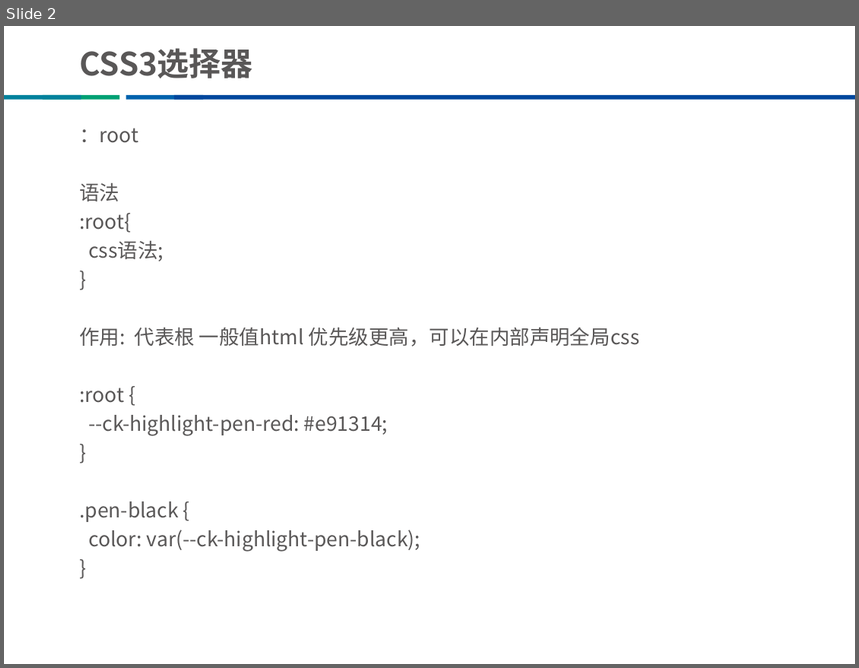
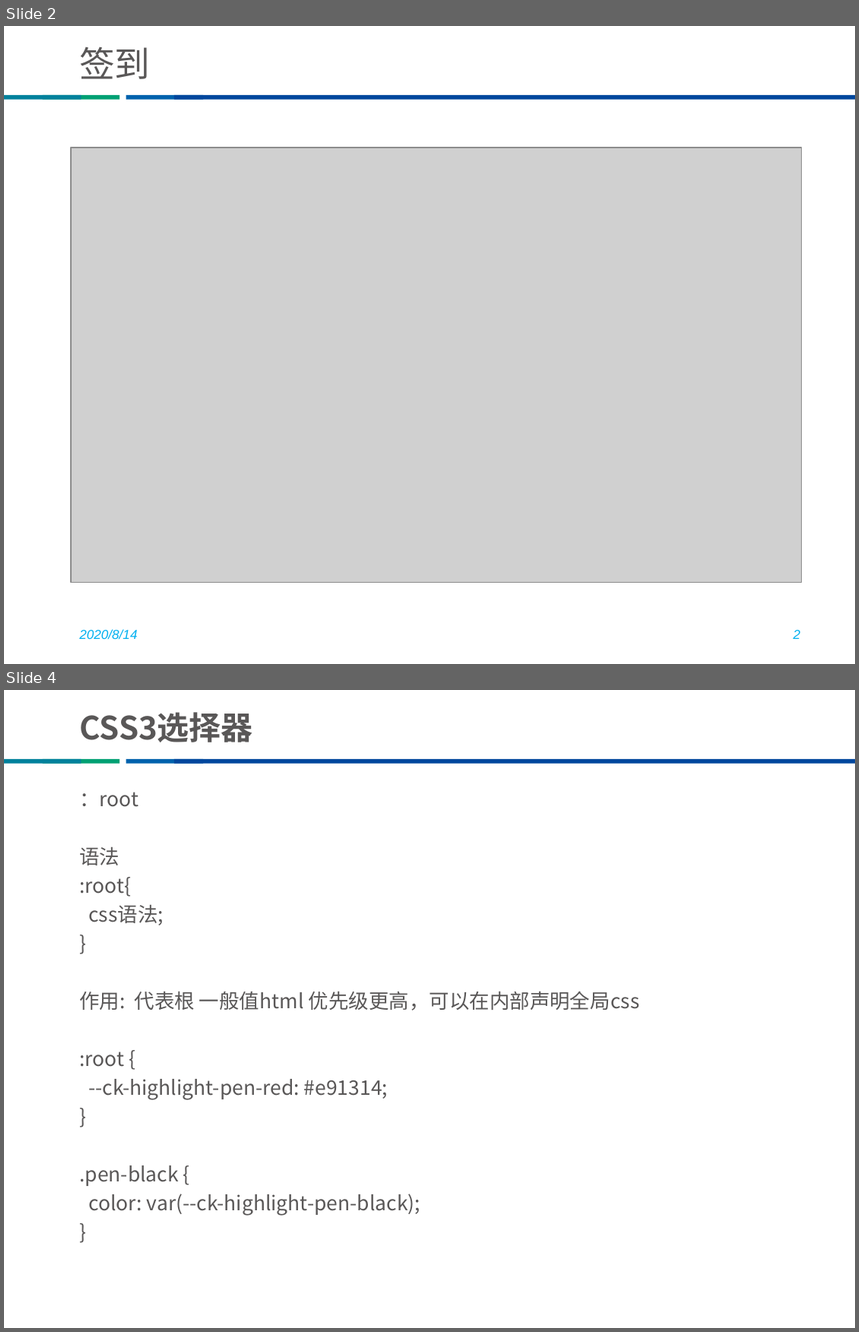
Before and after one commit to he8hepeng/thunisoftCli3, a slide deck: css教案（修改版）.pptx. Shown one above the other, each under a label of ours: slide 2 before the commit, slides 2 and 4 after it; the slides between them are not shown. The pictures are 859x668 and 859x1332 pixels, drawn with LibreOffice and Linux fonts; fonts in the diff are those of the drawing; grey boxes stand for pictures; background and template pictures are left out. Boxes give left, top, right and bottom in pixels: in the first picture for what was removed or moved away, otherwise in the second. Text is boxed around its words. In the diff, an @@ line names an element or a change of style, - is before the commit and + after.

```diff
--- a/css教案（修改版）.pptx
+++ b/css教案（修改版）.pptx
@@ slide 2 added at box(4, 26, 855, 664), background #FFFFFF; not listed: 4 template elements that a slide beside it also shows @@
@@ title added at box(79, 47, 150, 79), 30 pt, text #595757 @@
+签到
@@ picture added at box(71, 148, 801, 582) @@
@@ text added at box(79, 629, 137, 639), 11 pt, text #00B0F0, italic @@
+2020/8/14
@@ page number added at box(794, 630, 801, 639), 11 pt, text #00B0F0, italic @@
+2
@@ what was slide 2 is now slide 4 @@
```
Also in this commit, not shown: 12 slides changed, 1 other slide added, 2 slides removed, 10 other files.
